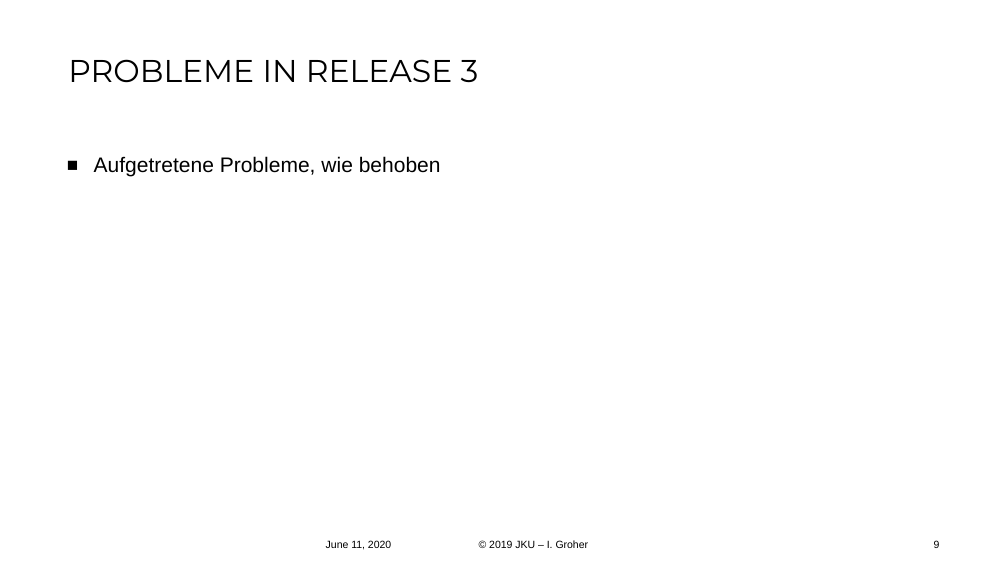
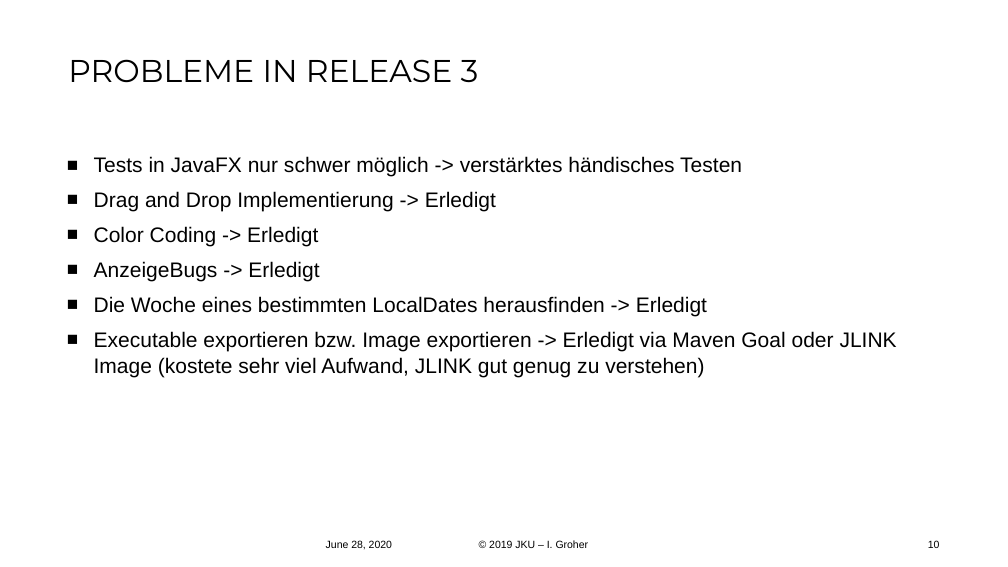
Before and after one commit to FireRedDev/TaskyCompanion, a slide deck: slide 10 of Release 3.pptx (slide 9 before the commit). Drawn at 1008x567 pixels with LibreOffice and Linux fonts; fonts in the diff are those of the drawing; background and template pictures are left out. Boxes give left, top, right and bottom in pixels: in the first picture for what was removed or moved away, otherwise in the second. Text is boxed around its words. In the diff, an @@ line names an element or a change of style, - is before the commit and + after.

```diff
--- a/Release 3.pptx
+++ b/Release 3.pptx
@@ text at [94, 156, 897, 378]: text changed @@
-■ Aufgetretene Probleme, wie behoben
+■ Tests in JavaFX nur schwer möglich -> verstärktes händisches Testen
+■ Drag and Drop Implementierung -> Erledigt
+■ Color Coding -> Erledigt
+■ AnzeigeBugs -> Erledigt
+■ Die Woche eines bestimmten LocalDates herausfinden -> Erledigt
+■ Executable exportieren bzw. Image exportieren -> Erledigt via Maven Goal oder JLINK Image (kostete sehr viel Aufwand, JLINK gut genug zu verstehen)
@@ text at [326, 540, 392, 549]: text changed @@
-June 11, 2020
+June 28, 2020
@@ page number at [928, 540, 940, 548]: text changed @@
-9
+10
```
Also in this commit, not shown: 8 other slides changed, 2 slides added, 1 slide removed, 1 other file.
